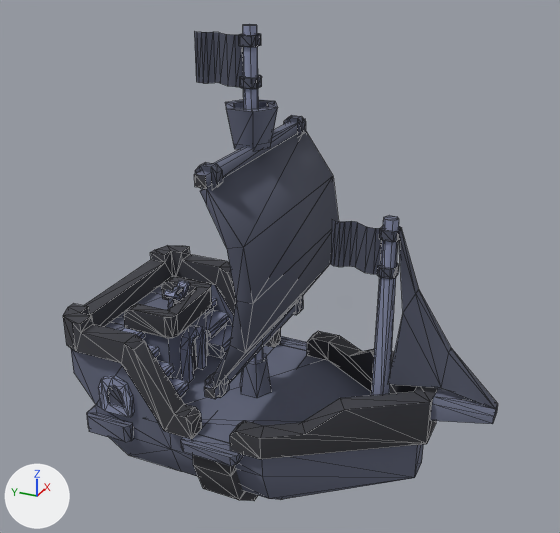
What one commit did to the glTF model ship-small.glb.
Before and after are seen from a camera (50 mm lens) standing at (-13.24, -5.94, 11.85) and looking at (0.08, 0.05, 5.19). Every picture has the same lights, and +X, +Y and +Z are marked at lower left. The first picture is the older version. Mesh edges are drawn as thin lines. Where no turn or scale is listed for an object, it has been applied to the vertices. Vertices at exactly the same position are counted once.

The first picture shows 'flag-a', 'flag-b', 'sail-a', 'ship-small'.
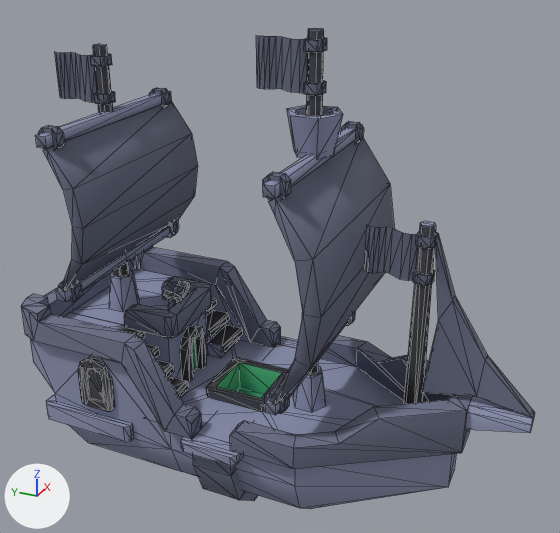
Boxes [x1, y1, x2, y2] around the edits, measured in the pictures (560 x 533 px; the box of a moved part takes in the faces that stretch with it):
'ship-small', surface changed, reshaped (18% wider)
    before: [63, 24, 498, 501]
    after: [21, 28, 535, 509]
'sail-a', surface changed, moved
    before: [194, 115, 339, 399]
    after: [263, 121, 394, 415]
'sail-b', added (blue)
    after: [35, 88, 198, 302]
'flag-b', surface changed, moved
    before: [194, 31, 262, 89]
    after: [256, 35, 327, 95]
'flag-a', surface changed, moved
    before: [331, 220, 402, 279]
    after: [364, 225, 438, 286]
'flag-c', added (blue)
    after: [54, 52, 116, 105]
part 1 of me_ship_small, moved or reshaped
    before: [371, 215, 399, 396]
    after: [404, 221, 436, 404]
part 2 of me_ship_small, moved or reshaped
    before: [243, 24, 263, 362]
    after: [302, 28, 324, 376]
part 3 of me_ship_small, added
    after: [93, 44, 129, 277]
part 4 of me_ship_small, moved or reshaped
    before: [240, 353, 271, 398]
    after: [293, 366, 326, 413]
part 5 of me_ship_small, moved or reshaped
    before: [225, 99, 278, 151]
    after: [287, 105, 343, 159]
part 6 of me_ship_small, added (blue)
    after: [109, 270, 139, 312]
part 7 of me_ship_small, added
    after: [78, 358, 115, 412]
part 8 of me_ship_small, added (blue)
    after: [422, 234, 534, 418]
part 9 of me_ship_small, built on
    before: [63, 245, 227, 471]
    after: [21, 246, 227, 471]
part 10 of me_ship_small, moved or reshaped
    before: [170, 228, 498, 500]
    after: [170, 335, 535, 509]
part 11 of me_ship_small, surface changed
    before: [63, 245, 437, 501]
    after: [21, 246, 472, 509]

The change, as a list of edits to the scene's bpy script:
```text
Change mat_colormap:
    where n2 = _N.new('ShaderNodeTexImage'); n2.name = 'Image Texture'
    add n2.interpolation = 'Closest'
Change me_ship_small:
    used by ob_ship_small; location = (0.0, 0.0, 0.0)
    remove me_ship_small.from_pydata(...)  # 617 vertices, 1014 faces; spans x -2.4..2.4, y -4.6..4.2, z 0.0..9.96
    add me_ship_small.from_pydata(...)  # 666 vertices, 1099 faces; spans x -2.4..2.4, y -5.3..5.3, z 0.0..9.96
    me_ship_small part 1: the loose piece of 12 vertices spanning x -0.17..0.17, y -2.47..-2.06, z 2.1..6.64 is moved by (0.0, -0.7, 0.0)
    me_ship_small part 2: the loose piece of 12 vertices spanning x -0.17..0.17, y 0.42..0.82, z 2.1..9.96 is moved by (0.0, -1.3, 0.0)
    me_ship_small part 3: a new loose piece, a 6-sided cut cone along z (radius 0.2 at the low end, 0.15 at the high end) spanning x -0.17..0.17, y 3.81..4.21, z 3.5..9.4, in mat_colormap
    me_ship_small part 4: the loose piece of 12 vertices spanning x -0.34..0.34, y 0.23..1.01, z 2.1..2.9 is moved by (0.0, -1.3, 0.0)
    me_ship_small part 5: the loose piece of 24 vertices spanning x -0.48..0.48, y 0.06..1.18, z 7.7..8.5 is moved by (0.0, -1.3, 0.0)
    me_ship_small part 6: the loose piece of 12 vertices spanning x -0.34..0.34, y 0.23..1.01, z 2.1..2.9 is copied, and the copy is moved by (0.0, 3.39, 1.4); it spans x -0.34..0.34, y 3.61..4.4, z 3.5..4.3
    me_ship_small part 7: a new loose piece of 36 vertices spanning x -2.1..-2.0, y 3.0..3.8, z 2.1..3.32, in mat_colormap
    me_ship_small part 8: a new loose piece of 14 vertices spanning x -0.11..0.11, y -5.3..-3.14, z 3.1..6.44, in mat_colormap
    me_ship_small part 9: 52 vertices moved from x -2.2..2.2, y 3.0..4.2, z 0.2..4.2 to x -2.2..2.2, y 4.1..5.3, z 0.2..4.2; 82 vertices removed from x -2.1..2.1, y 2.5..4.0, z 1.5..3.5; 13 vertices added at x -2.0..2.0, y 3.35..5.1, z 1.5..3.5
    me_ship_small part 10: 32 vertices moved from x -2.2..2.2, y -3.4..-0.44, z 0.2..3.1 to x -2.2..2.2, y -4.1..-1.14, z 0.2..3.1; 32 vertices removed from x -2.0..2.0, y -4.6..-0.5, z 2.1..6.44; 40 vertices added at x -2.0..2.0, y -5.3..1.51, z 1.6..3.1
    me_ship_small part 11: 714 kept faces spanning x -2.4..2.4, y -4.1..5.3, z 0.0..4.28 get new texture (UV) coordinates
    other edits to the shape of me_ship_small do not show in these pictures
Change me_sail_a:
    used by ob_sail_a; location = (0.0, 0.63, 3.14)
    remove me_sail_a.from_pydata(...)  # 104 vertices, 180 faces; spans x -2.2..2.2, y -1.08..0.1, z 0.0..4.72
    add me_sail_a.from_pydata(...)  # 104 vertices, 180 faces; spans x -2.2..2.2, y -1.07..0.1, z 0.0..4.72
    me_sail_a part 12: texture (UV) coordinates of 180 of 180 faces, centred in x -2.2..2.2, y -1.02..0.1, z 0.0..4.72, changed; they spanned u 0.59..0.97, v 0.02..0.23 and now span u 0.09..0.84, v 0.02..0.48
Add me_flag_c:
    me_flag_c.from_pydata(...)  # 50 vertices, 72 faces; spans x -0.175..0.175, y -0.175..1.179, z 0.0..0.962
    me_flag_c.materials.append(mat_colormap)
Add me_sail_b:
    me_sail_b.from_pydata(...)  # 104 vertices, 180 faces; spans x -2.2..2.2, y -0.86..0.1, z 0.0..3.62
    me_sail_b.materials.append(mat_colormap)
Change ob_flag_a:
    ob_flag_a.location: (0.0, -2.27, 5.48) -> (0.0, -2.97, 5.48)
Change ob_flag_b:
    ob_flag_b.location: (0.0, 0.62, 8.84) -> (0.0, -0.68, 8.84)
Change ob_sail_a:
    ob_sail_a.location: (0.0, 0.63, 3.14) -> (0.0, -0.67, 3.14)
Add ob_flag_c:
    ob_flag_c = bpy.data.objects.new('flag-c', me_flag_c)
    ob_flag_c.location = (0.0, 4.01, 8.24)
Add ob_sail_b:
    ob_sail_b = bpy.data.objects.new('sail-b', me_sail_b)
    ob_sail_b.location = (0.0, 4.01, 4.55)
```
